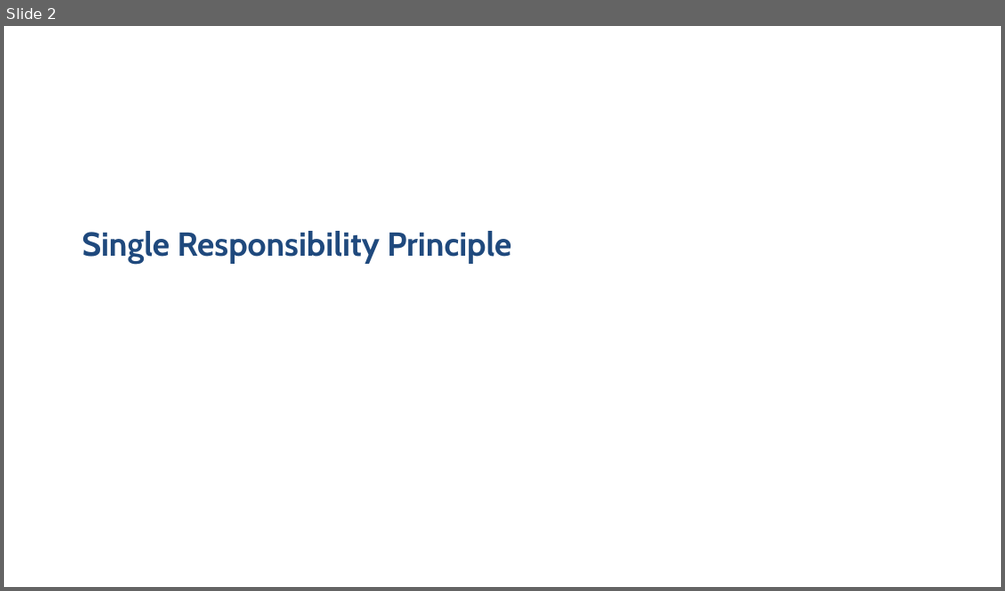
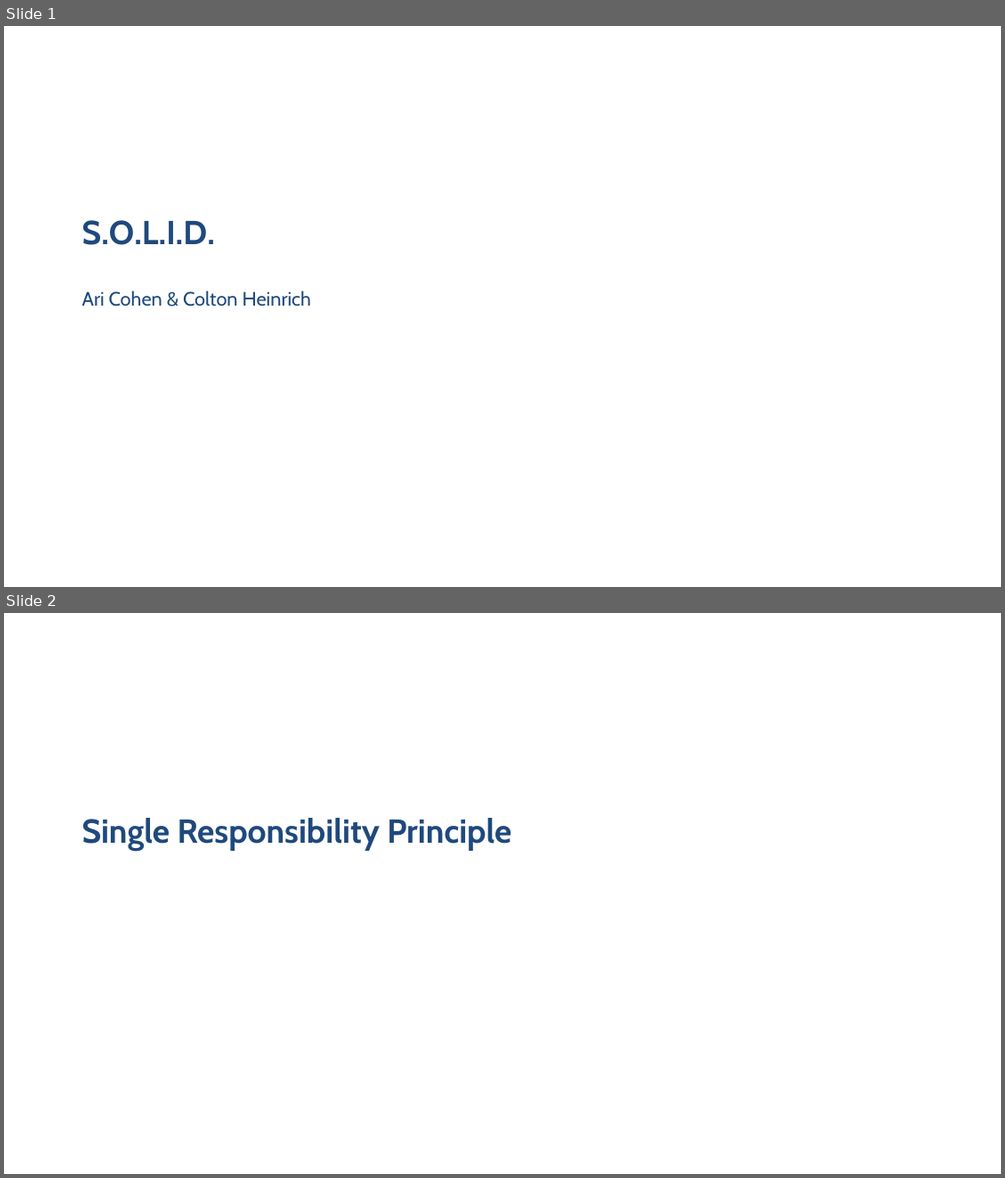
Before and after one commit to scohe001/SOLID-Presentation, a slide deck: PowerPoint/SOLID.pptx. Shown one above the other, each under a label of ours: slide 2 before the commit, slides 1 and 2 after it. The pictures are 1005x591 and 1005x1178 pixels, drawn with LibreOffice and Linux fonts; fonts in the diff are those of the drawing; background and template pictures are left out. Boxes give left, top, right and bottom in pixels: in the first picture for what was removed or moved away, otherwise in the second. Text is boxed around its words. In the diff, an @@ line names an element or a change of style, - is before the commit and + after.

```diff
--- a/PowerPoint/SOLID.pptx
+++ b/PowerPoint/SOLID.pptx
@@ slide 1 added at <box>4,26,1001,587</box>, background #FFFFFF @@
@@ title added at <box>82,220,215,245</box>, 24 pt, text #1F497D, bold @@
+S.O.L.I.D.
@@ subtitle added at <box>82,290,311,306</box>, 14 pt, text #1F497D @@
+Ari Cohen & Colton Heinrich
```
Also in this commit, not shown: 7 other slides added, 3 slides removed.
